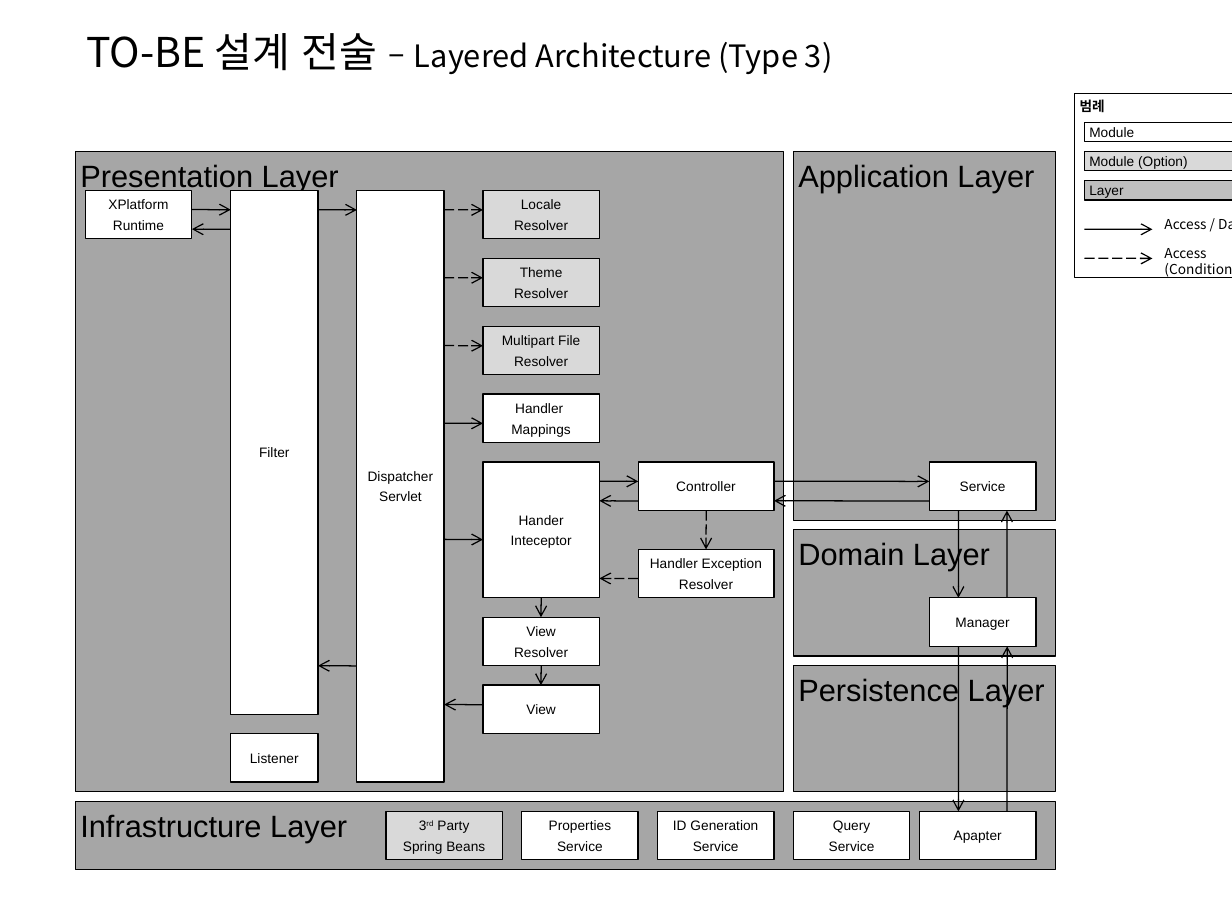
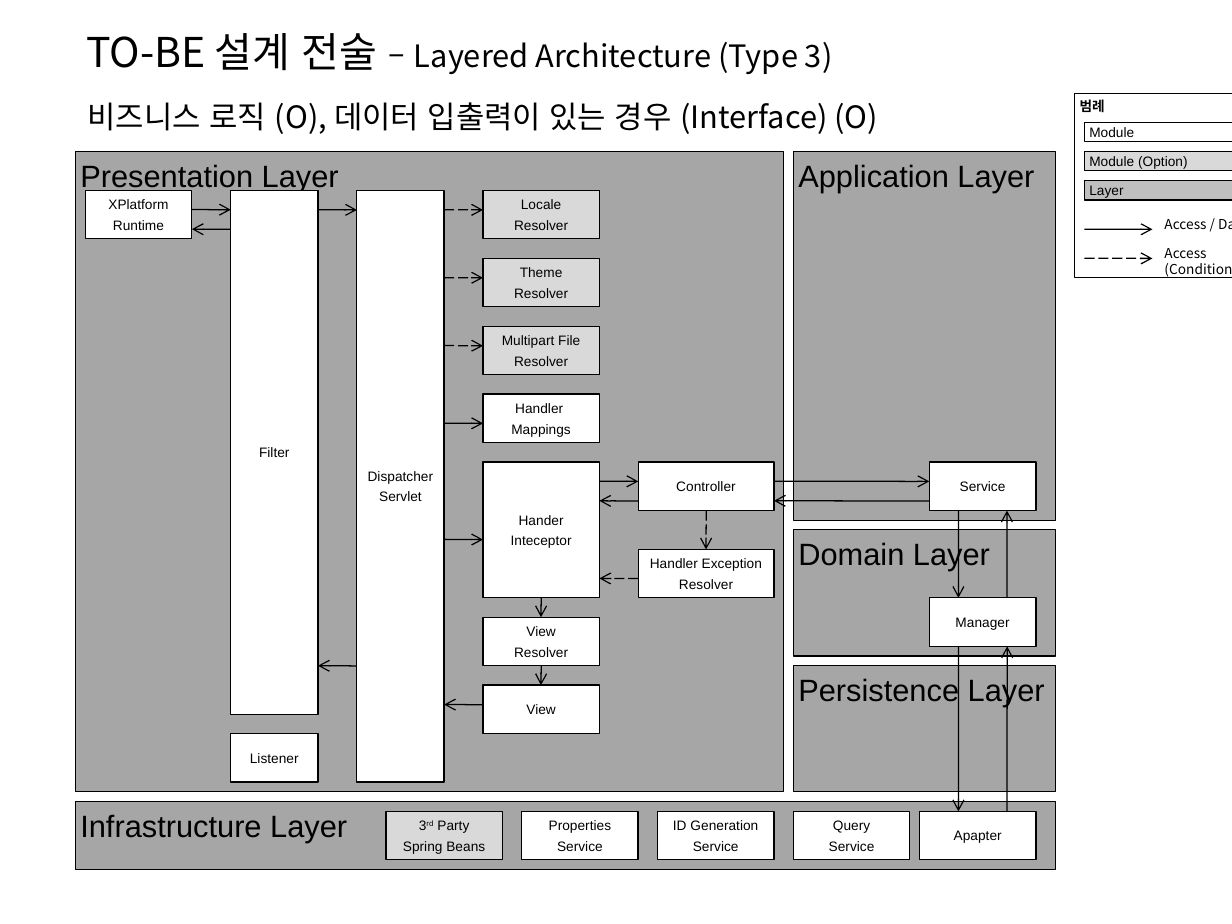
Before and after one commit to kwbaek/codelabor, a slide deck: slide 4 of documentation/0 architecture/design/TO-BE 설계 전술 (Layered Architecture).pptx. Drawn at 1232x924 pixels with LibreOffice and Linux fonts; fonts in the diff are those of the drawing. Boxes give left, top, right and bottom in pixels: in the first picture for what was removed or moved away, otherwise in the second. Text is boxed around its words. In the diff, an @@ line names an element or a change of style, - is before the commit and + after.

```diff
--- a/documentation/0 architecture/design/TO-BE 설계 전술 (Layered Architecture).pptx
+++ b/documentation/0 architecture/design/TO-BE 설계 전술 (Layered Architecture).pptx
@@ text added at bbox=[88, 102, 879, 134], 18 pt, text #000000 @@
+비즈니스 로직 (O), 데이터 입출력이 있는 경우 (Interface) (O)
```
Also in this commit, not shown: 6 other slides changed, 2 slides added, 3 other files.
